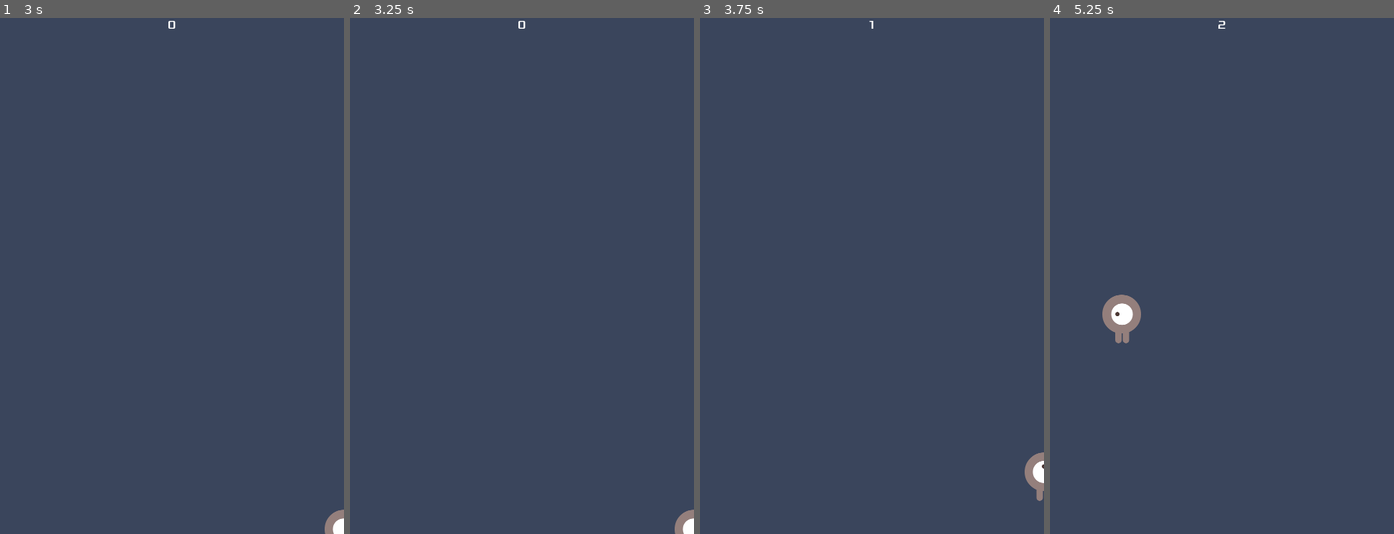
Above: before the commit, frames 1-4 (left to right).
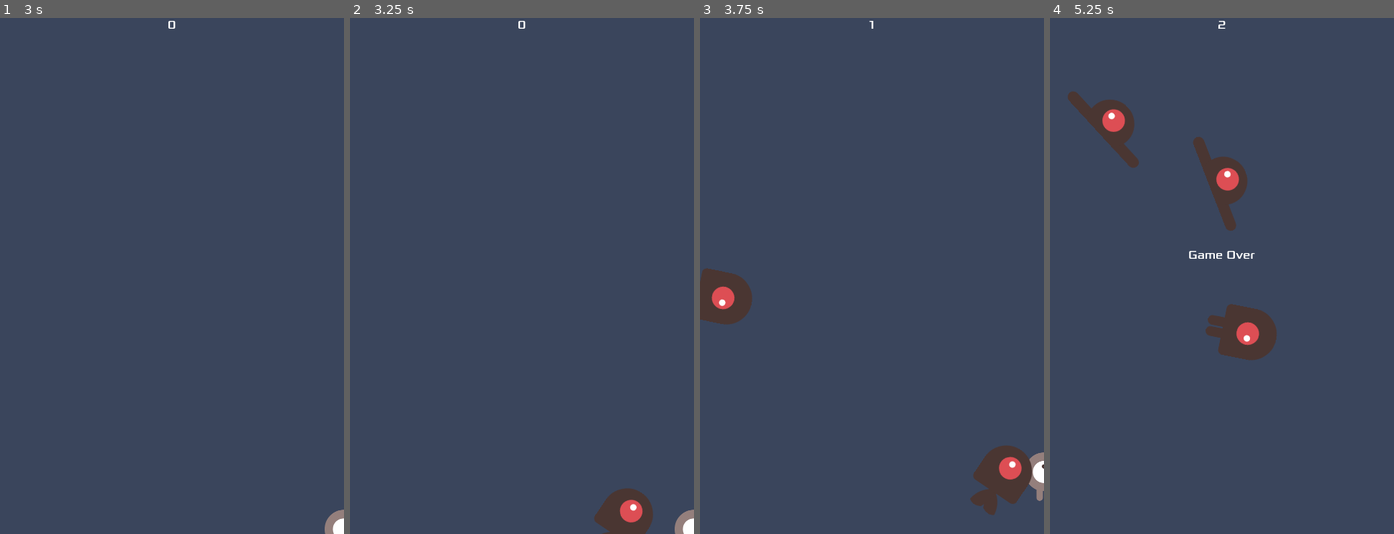
Above: after the commit, the same moments.

Repository: rtbecker99/First_Godot_Game
Game: Godot game, scene res://Main.tscn
The game is run twice, just before and just after one commit, with the same random seed, the same clock (stepped at 60 frames per second) and the same inputs.
Inputs:
- Up to frame 1 (3 s): click "Start" at 0.5 s; tap Enter (start_game) at 1.25, 1.35, 2.1, 2.85 s; hold Right (ui_right) 1.28-2.03 s; hold Down (ui_down) 2.03-2.78 s; hold Right (ui_right) from 2.78 s (still down)
- Up to frame 2 (3.25 s): keep holding Right (ui_right)
- Up to frame 3 (3.75 s): release Right (ui_right) at 3.53 s; hold Up (ui_up) from 3.53 s (still down); tap Enter (start_game) at 3.6 s
- Up to frame 4 (5.25 s): release Up (ui_up) at 4.28 s; hold Left (ui_left) from 4.28 s (still down); tap Enter (start_game) at 4.35, 5.1 s

Frame 1 is identical in both runs. In frame 2, 1.2% of the frame differs, in the area x 71-89%, y 91-100%; in frame 3, 2.9%; in frame 4, 4.9%, in the area x 5-66%, y 14-67%.
Error before the commit: Invalid assignment of property or key 'akjdshkjs' with value of type 'int' on a base object of type 'PathFollow2D'. (res://Main.gd:62)

Commit message:
fix migration issues so the game runs correctly

Diff:
--- a/Main.gd
+++ b/Main.gd
@@ -47,9 +47,6 @@
 	score += 1
 	$HUD.update_score(score)
 
-func test(p: PathFollow2D):
-	p.offset = 0
-	p.akjdshkjs = "a"
 
 func _on_MobTimer_timeout():
 	# Create a new instance of the Mob scene
@@ -58,8 +55,7 @@
 	# choose a random location on the Path2D
 	var mob_spawn_location: PathFollow2D = get_node("MobPath/MobSpawnLocation")
 	# offset is the distance along the path, looks like it loops
-	#mob_spawn_location.offset = randi()
-	mob_spawn_location.akjdshkjs = randi()
+	mob_spawn_location.progress = randi()
 
 	# Set the mob's direction perpendicular to the path direction
 	var direction = mob_spawn_location.rotation + PI / 2
--- a/Mob.gd
+++ b/Mob.gd
@@ -8,9 +8,9 @@
 
 # Called when the node enters the scene tree for the first time.
 func _ready():
-	$AnimatedSprite2D.playing = true
-	var mob_types = $AnimatedSprite2D.frames.get_animation_names()
-	$AnimatedSprite2D.animation = mob_types[randi() % mob_types.size()]
+	$AnimatedSprite2D.play()
+	var mob_types = Array($AnimatedSprite2D.sprite_frames.get_animation_names())
+	$AnimatedSprite2D.animation = mob_types.pick_random()
 
 func _on_VisibilityNotifier2D_screen_exited():
 	queue_free()
--- a/Mob.tscn
+++ b/Mob.tscn
@@ -1,51 +1,67 @@
-[gd_scene load_steps=10 format=2]
+[gd_scene load_steps=10 format=3 uid="uid://cpjjspa7wccga"]
 
-[ext_resource path="res://art/enemyFlyingAlt_2.png" type="Texture2D" id=1]
-[ext_resource path="res://art/enemyWalking_2.png" type="Texture2D" id=2]
-[ext_resource path="res://art/enemyWalking_1.png" type="Texture2D" id=3]
-[ext_resource path="res://art/enemyFlyingAlt_1.png" type="Texture2D" id=4]
-[ext_resource path="res://art/enemySwimming_1.png" type="Texture2D" id=5]
-[ext_resource path="res://art/enemySwimming_2.png" type="Texture2D" id=6]
-[ext_resource path="res://Mob.gd" type="Script" id=7]
+[ext_resource type="Texture2D" uid="uid://djmvhha5nk5gk" path="res://art/enemyFlyingAlt_2.png" id="1"]
+[ext_resource type="Texture2D" uid="uid://khr0spavheiy" path="res://art/enemyWalking_2.png" id="2"]
+[ext_resource type="Texture2D" uid="uid://cc2ns8lkgi78f" path="res://art/enemyWalking_1.png" id="3"]
+[ext_resource type="Texture2D" uid="uid://ctecptmx4p1cw" path="res://art/enemyFlyingAlt_1.png" id="4"]
+[ext_resource type="Texture2D" uid="uid://c1ualqpvap0xq" path="res://art/enemySwimming_1.png" id="5"]
+[ext_resource type="Texture2D" uid="uid://dkl1jpa4gw70l" path="res://art/enemySwimming_2.png" id="6"]
+[ext_resource type="Script" uid="uid://d0ce2g7qd8fi5" path="res://Mob.gd" id="7"]
 
-[sub_resource type="SpriteFrames" id=1]
-animations = [ {
-"frames": [ ExtResource( 4 ), ExtResource( 1 ) ],
+[sub_resource type="SpriteFrames" id="1"]
+animations = [{
+"frames": [{
+"duration": 1.0,
+"texture": ExtResource("4")
+}, {
+"duration": 1.0,
+"texture": ExtResource("1")
+}],
 "loop": true,
-"name": "fly",
+"name": &"fly",
 "speed": 3.0
 }, {
-"frames": [ ExtResource( 5 ), ExtResource( 6 ) ],
+"frames": [{
+"duration": 1.0,
+"texture": ExtResource("5")
+}, {
+"duration": 1.0,
+"texture": ExtResource("6")
+}],
 "loop": true,
-"name": "swim",
+"name": &"swim",
 "speed": 3.0
 }, {
-"frames": [ ExtResource( 3 ), ExtResource( 2 ) ],
+"frames": [{
+"duration": 1.0,
+"texture": ExtResource("3")
+}, {
+"duration": 1.0,
+"texture": ExtResource("2")
+}],
 "loop": true,
-"name": "walk",
+"name": &"walk",
 "speed": 3.0
-} ]
+}]
 
-[sub_resource type="CapsuleShape2D" id=2]
+[sub_resource type="CapsuleShape2D" id="2"]
 radius = 36.0
+height = 72.0
 
 [node name="Mob" type="RigidBody2D" groups=["mobs"]]
 collision_mask = 0
 gravity_scale = 0.0
-script = ExtResource( 7 )
-__meta__ = {
-"_edit_group_": true
-}
+script = ExtResource("7")
 
 [node name="AnimatedSprite2D" type="AnimatedSprite2D" parent="."]
-scale = Vector2( 0.75, 0.75 )
-frames = SubResource( 1 )
-animation = "swim"
-playing = true
+scale = Vector2(0.75, 0.75)
+sprite_frames = SubResource("1")
+animation = &"swim"
+frame_progress = 0.11835
 
 [node name="CollisionShape2D" type="CollisionShape2D" parent="."]
 rotation = 1.5708
-shape = SubResource( 2 )
+shape = SubResource("2")
 
 [node name="VisibleOnScreenNotifier2D" type="VisibleOnScreenNotifier2D" parent="."]
 
Not shown: 1 places in Main.tscn that only renumber resources
